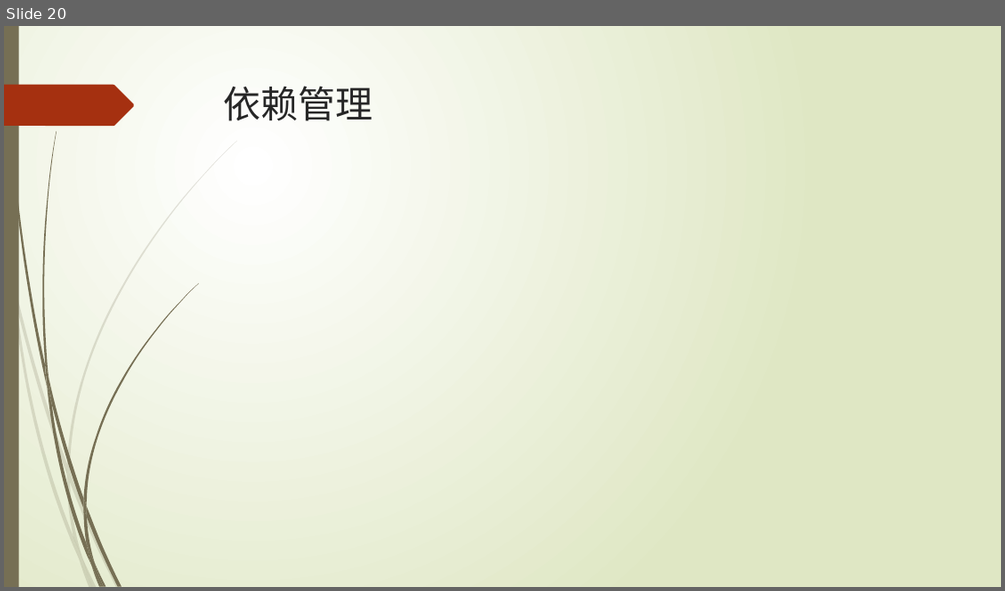
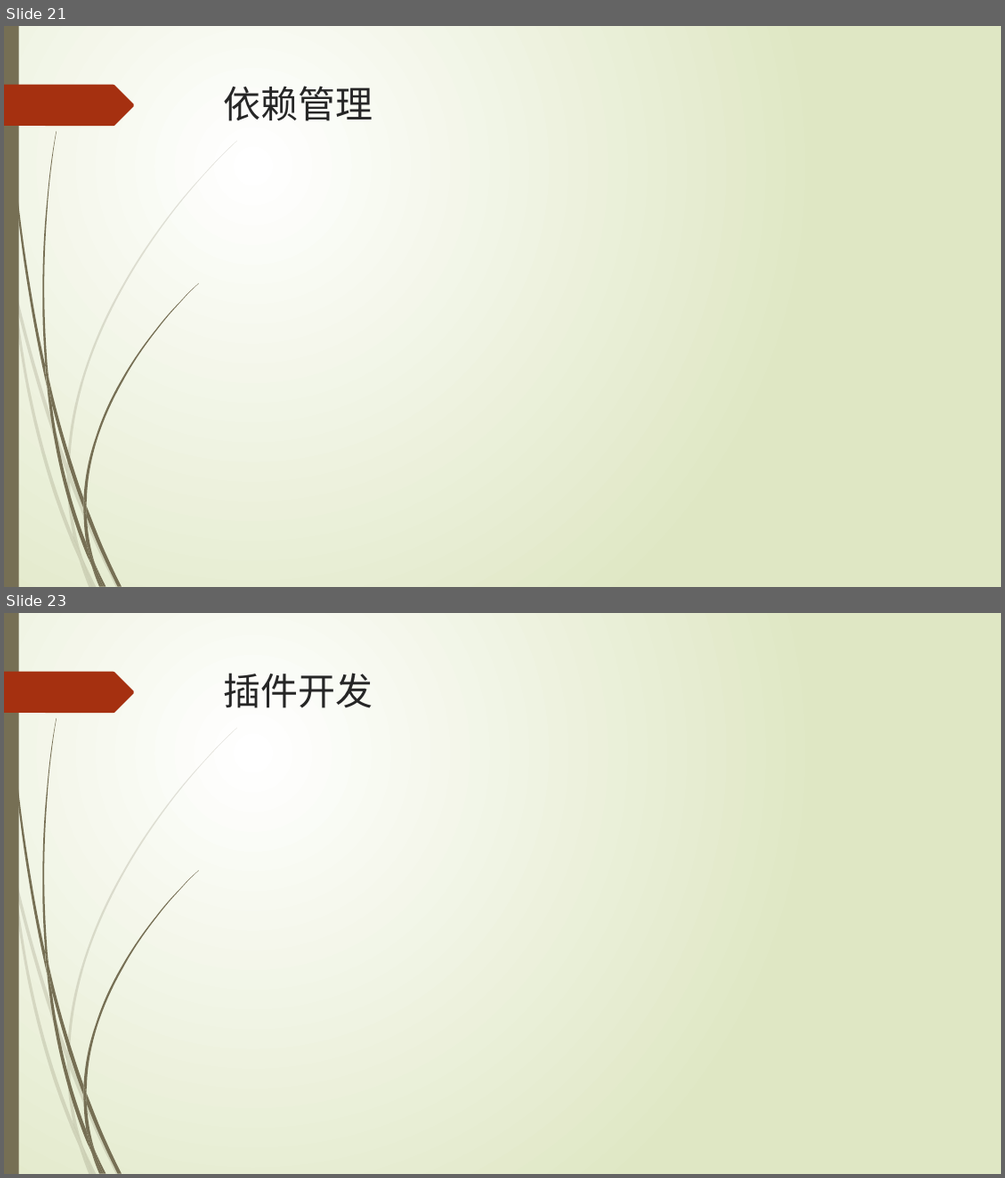
Before and after one commit to xljnc/gradle-springboot-plugin, a slide deck: doc/Gradle浅析.pptx. Shown one above the other, each under a label of ours: slide 20 before the commit, slides 21 and 23 after it; the slides between them are not shown. The pictures are 1005x591 and 1005x1178 pixels, drawn with LibreOffice and Linux fonts; fonts in the diff are those of the drawing. Boxes give left, top, right and bottom in pixels: in the first picture for what was removed or moved away, otherwise in the second. Text is boxed around its words. In the diff, an @@ line names an element or a change of style, - is before the commit and + after.

Commit message:
插件 by qiyu 2021-12-16

```diff
--- a/doc/Gradle浅析.pptx
+++ b/doc/Gradle浅析.pptx
@@ slide 23 added at <box>4,613,1001,1174</box>, background gradient #FFFFFF to #DFE8C4; not listed: 24 template elements that a slide beside it also shows @@
@@ title added at <box>224,673,373,708</box>, 36 pt, text #262626 @@
+插件开发
@@ what was slide 20 is now slide 21 @@
```
Also in this commit, not shown: 3 other slides added.
